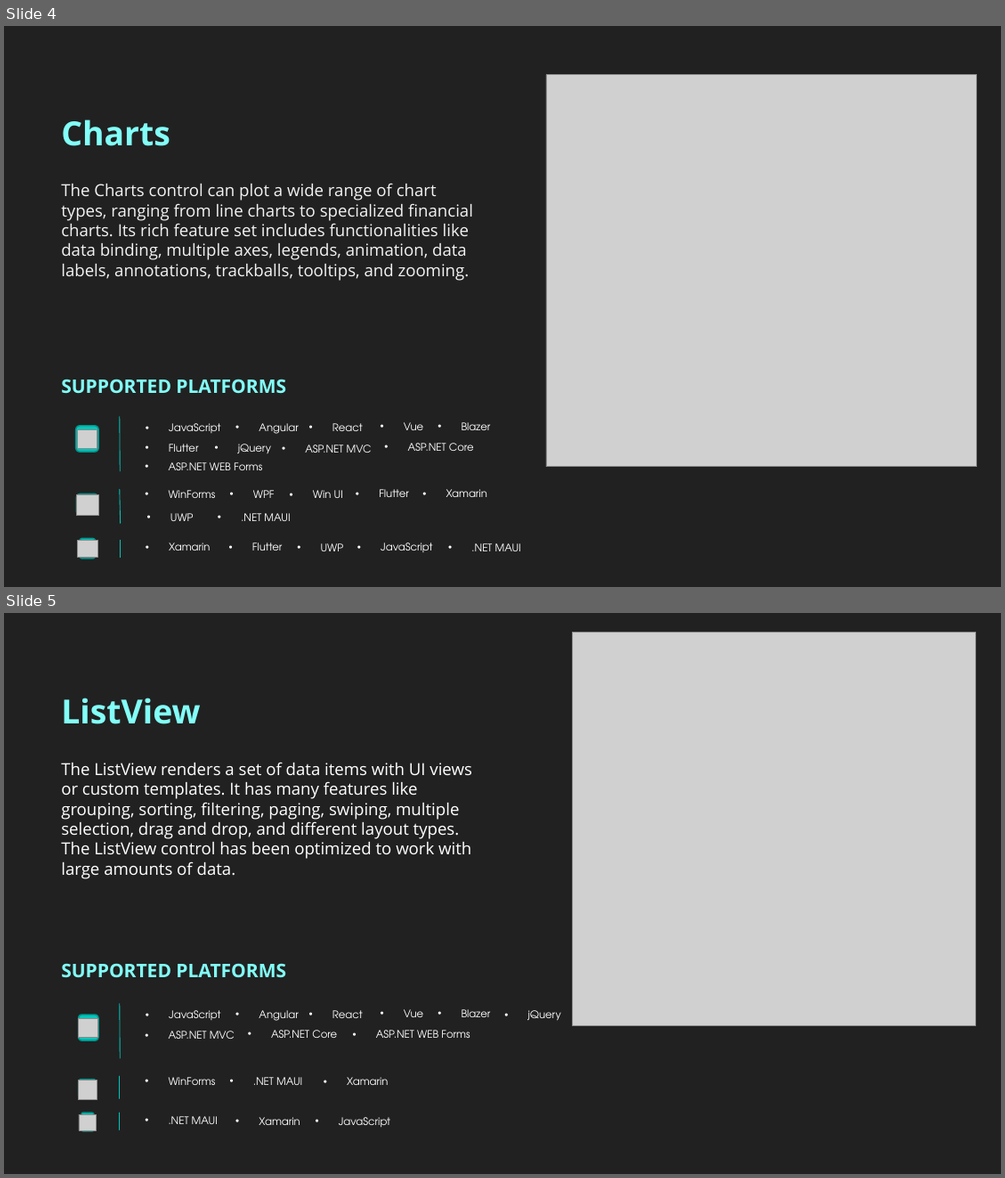
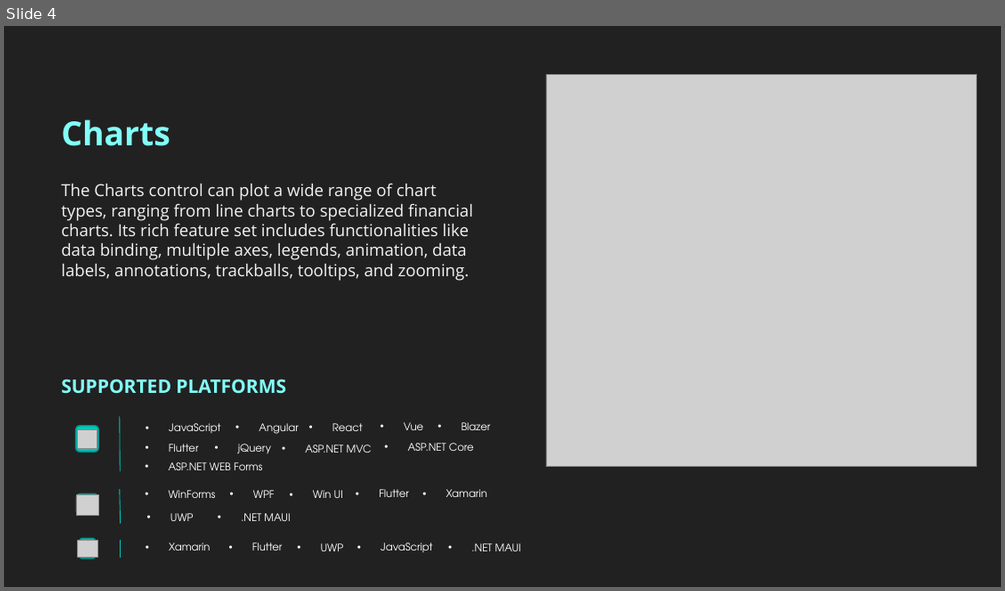
Before and after one commit to NaveenkumarSF4113/Office-tools, a slide deck: Naveenkumar Mahalingam_PowerPoint Assignment.pptx. Shown one above the other, each under a label of ours: slides 4 and 5 before the commit, slide 4 after it. The pictures are 1005x1178 and 1005x591 pixels, drawn with LibreOffice and Linux fonts; fonts in the diff are those of the drawing; grey boxes stand for pictures. Boxes give left, top, right and bottom in pixels: in the first picture for what was removed or moved away, otherwise in the second. Text is boxed around its words. In the diff, an @@ line names an element or a change of style, - is before the commit and + after.

Commit message:
testing purpose

```diff
--- a/Naveenkumar Mahalingam_PowerPoint Assignment.pptx
+++ b/Naveenkumar Mahalingam_PowerPoint Assignment.pptx
@@ slide 5 removed at [4, 613, 1001, 1174], background #212121 @@
@@ picture removed at [573, 632, 976, 1025] @@
@@ text removed at [61, 698, 200, 724] @@
-ListView
@@ text removed at [61, 762, 471, 879] @@
-The ListView renders a set of data items with UI views or custom templates. It has many features like grouping, sorting, filtering, paging, swiping, multiple selection, drag and drop, and different layout types. The ListView control has been optimized to work with large amounts of data.
@@ text removed at [61, 963, 286, 977] @@
-SUPPORTED PLATFORMS
@@ line removed from (120, 1004) to (120, 1058) @@
@@ text removed at [169, 1010, 220, 1020] @@
-• JavaScript
@@ text removed at [259, 1010, 298, 1021] @@
-• Angular
@@ text removed at [332, 1010, 363, 1018] @@
-• React
@@ text removed at [404, 1009, 423, 1017] @@
-• Vue
@@ text removed at [461, 1009, 491, 1017] @@
-• Blazer
@@ text removed at [528, 1010, 561, 1021] @@
-• jQuery
@@ rounded rectangle removed at [79, 1014, 99, 1041] @@
@@ picture removed at [79, 1018, 98, 1038] @@
@@ text removed at [169, 1030, 235, 1038] @@
-• ASP.NET MVC
@@ text removed at [271, 1030, 337, 1038] @@
-• ASP.NET Core
@@ text removed at [376, 1030, 469, 1038] @@
-• ASP.NET WEB Forms
@@ picture removed at [78, 1079, 97, 1099] @@
@@ rounded rectangle removed at [79, 1078, 97, 1098] @@
@@ line removed from (120, 1076) to (120, 1098) @@
@@ text removed at [169, 1077, 216, 1085] @@
-• WinForms
@@ text removed at [253, 1077, 302, 1085] @@
-• .NET MAUI
@@ text removed at [347, 1077, 388, 1085] @@
-• Xamarin
@@ picture removed at [79, 1114, 97, 1130] @@
@@ rounded rectangle removed at [81, 1112, 94, 1131] @@
@@ line removed from (120, 1112) to (120, 1130) @@
@@ text removed at [169, 1116, 218, 1124] @@
-• .NET MAUI
@@ text removed at [259, 1117, 299, 1125] @@
-• Xamarin
@@ text removed at [339, 1117, 390, 1127] @@
-• JavaScript
```
